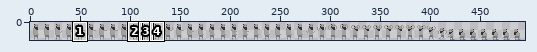
File history of a sprite sheet, game/assets/images/f_leave-sheet.png. Above: a wide view before the commit, with the close-up outlined.
Close-up. As it was:
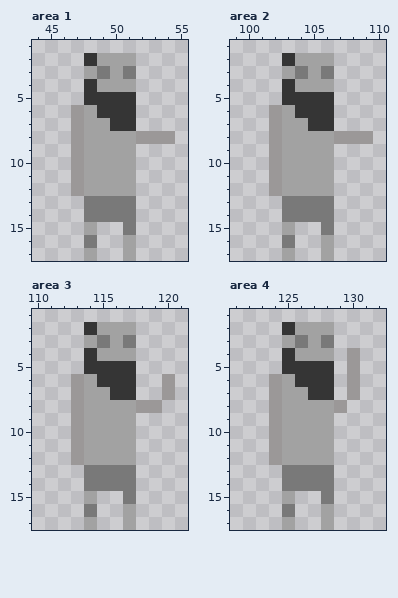
The file is 495x18 pixels. Shown: area 1: x 44..55, y 1..17; area 2: x 99..110, y 1..17; area 3: x 110..121, y 1..17; area 4: x 121..132, y 1..17. The commit also changed other parts of the picture, which this record leaves out.
New version:
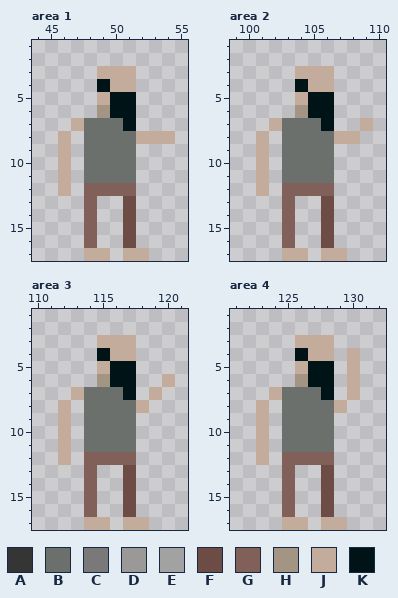
Palette (. is transparent): A #353535  B #6c706c  C #797979  D #9b9898  E #a2a2a2  F #6c4c44  G #806058  H #a49484  J #c4ac9c  K #001418
Edits made:
Changed rows in their new state; - is an unchanged pixel.
Area 1:
first column x 46:
 2 --....---
 3 --.JJJ---
 4 --.KJJ---
 5 --.JKK---
 6 -..HKK---
 7 -JBBBK---
 8 J.BBBBJJJ
 9 J.BBBB---
10 J.BBBB---
11 J.BBBB---
12 J.GGGG---
13 --G..F---
14 --G..F---
15 --G--F---
16 --G--F---
17 --JJ-JJ--
Area 2:
first column x 101:
 2 --....---
 3 --.JJJ---
 4 --.KJJ---
 5 --.JKK---
 6 -..HKK---
 7 -JBBBK--J
 8 J.BBBBJJ.
 9 J.BBBB---
10 J.BBBB---
11 J.BBBB---
12 J.GGGG---
13 --G..F---
14 --G..F---
15 --G--F---
16 --G--F---
17 --JJ-JJ--
Area 3:
first column x 112:
 2 --....---
 3 --.JJJ---
 4 --.KJJ---
 5 --.JKK---
 6 -..HKK--J
 7 -JBBBK-J.
 8 J.BBBBJ.-
 9 J.BBBB---
10 J.BBBB---
11 J.BBBB---
12 J.GGGG---
13 --G..F---
14 --G..F---
15 --G--F---
16 --G--F---
17 --JJ-JJ--
Area 4:
first column x 123:
 2 --....--
 3 --.JJJ--
 4 --.KJJ-J
 5 --.JKK-J
 6 -..HKK-J
 7 -JBBBK-J
 8 J.BBBBJ-
 9 J.BBBB--
10 J.BBBB--
11 J.BBBB--
12 J.GGGG--
13 --G..F--
14 --G..F--
15 --G--F--
16 --G--F--
17 --JJ-JJ-
Pixel boxes of the changes (left, top, right, bottom) in both close-ups:
changed: (58, 53, 175, 261)
changed: (256, 53, 373, 261)
changed: (58, 322, 175, 530)
changed: (256, 322, 360, 530)
